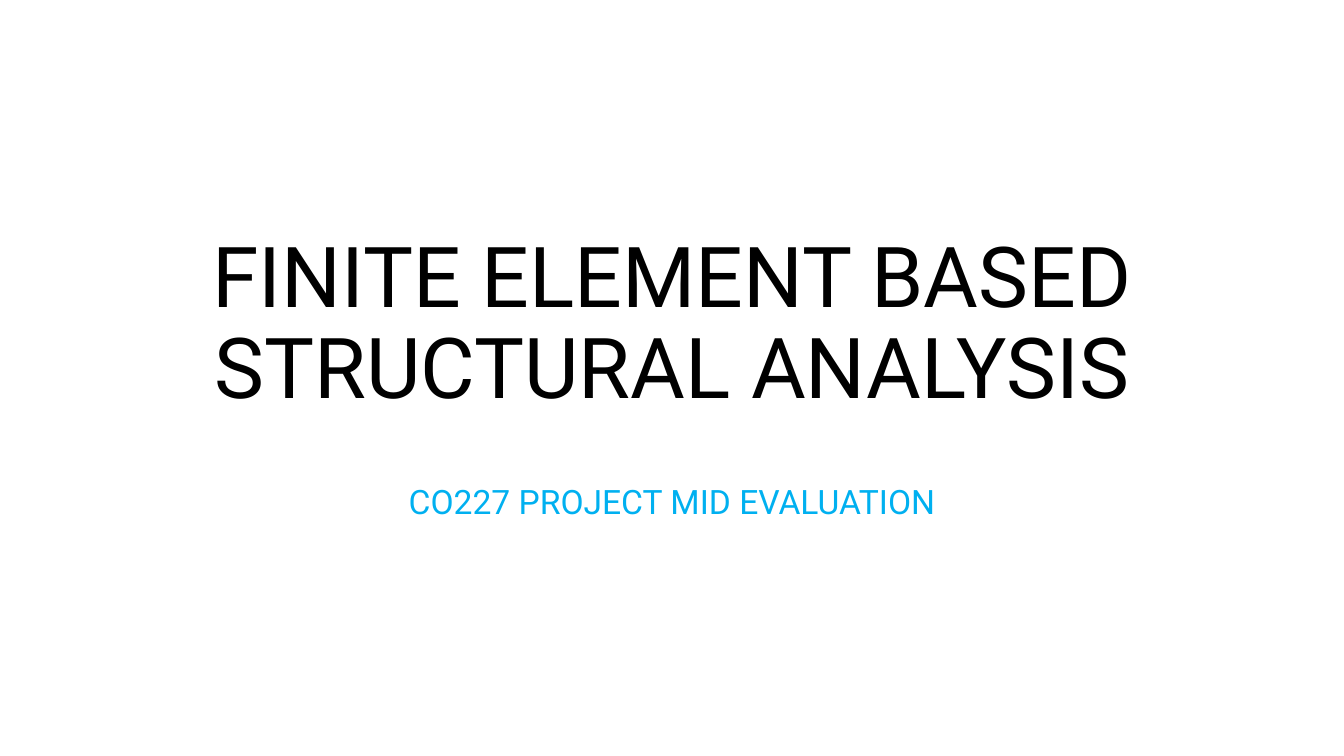
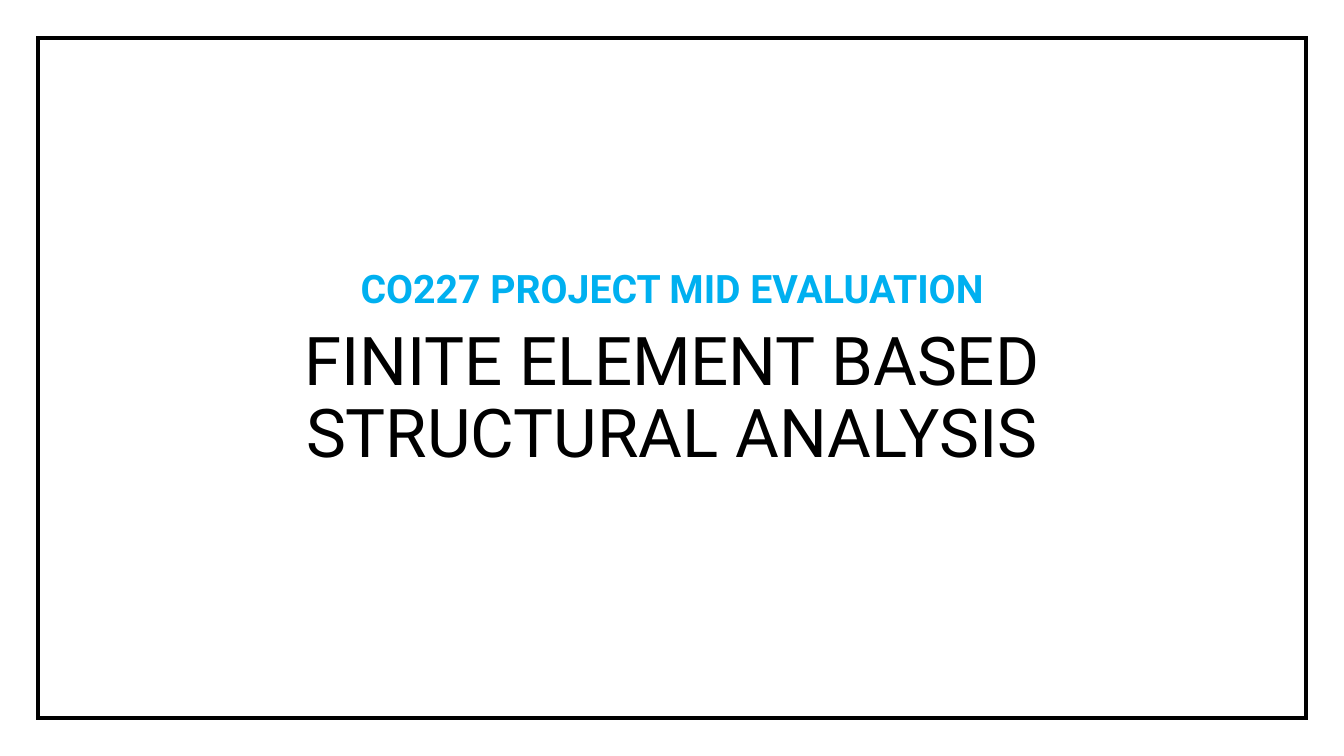
Before and after one commit to imsuneth/FEM, a slide deck: slide 1 of Documentations/Mid evaluation presentation/FINITE ELEMENT BASED STRUCTURAL ANALYSIS.pptx. Drawn at 1344x756 pixels with LibreOffice and Linux fonts; fonts in the diff are those of the drawing. Boxes give left, top, right and bottom in pixels: in the first picture for what was removed or moved away, otherwise in the second. Text is boxed around its words. In the diff, an @@ line names an element or a change of style, - is before the commit and + after.

```diff
--- a/Documentations/Mid evaluation presentation/FINITE ELEMENT BASED STRUCTURAL ANALYSIS.pptx
+++ b/Documentations/Mid evaluation presentation/FINITE ELEMENT BASED STRUCTURAL ANALYSIS.pptx
@@ rectangle added at [38,38,1307,719], outline #000000 3 pt @@
@@ text "CO227 PROJECT MID EVALUATION": place and size @@
-text "CO227 PROJECT MID EVALUATION" at [409,489,935,515]
+text "CO227 PROJECT MID EVALUATION" at [361,274,983,304]
@@ text "CO227 PROJECT MID EVALUATION" at [361,274,983,304]: size 24 to 28 pt, bold on @@
@@ text at [304,336,1039,458]: text changed; size 60 to 48 pt @@
-FINITE ELEMENT BASED STRUCTURAL ANALYSIS
+FINITE ELEMENT BASED
+STRUCTURAL ANALYSIS
```
Also in this commit, not shown: 15 slides added, 1 slide removed, 11 other files.
